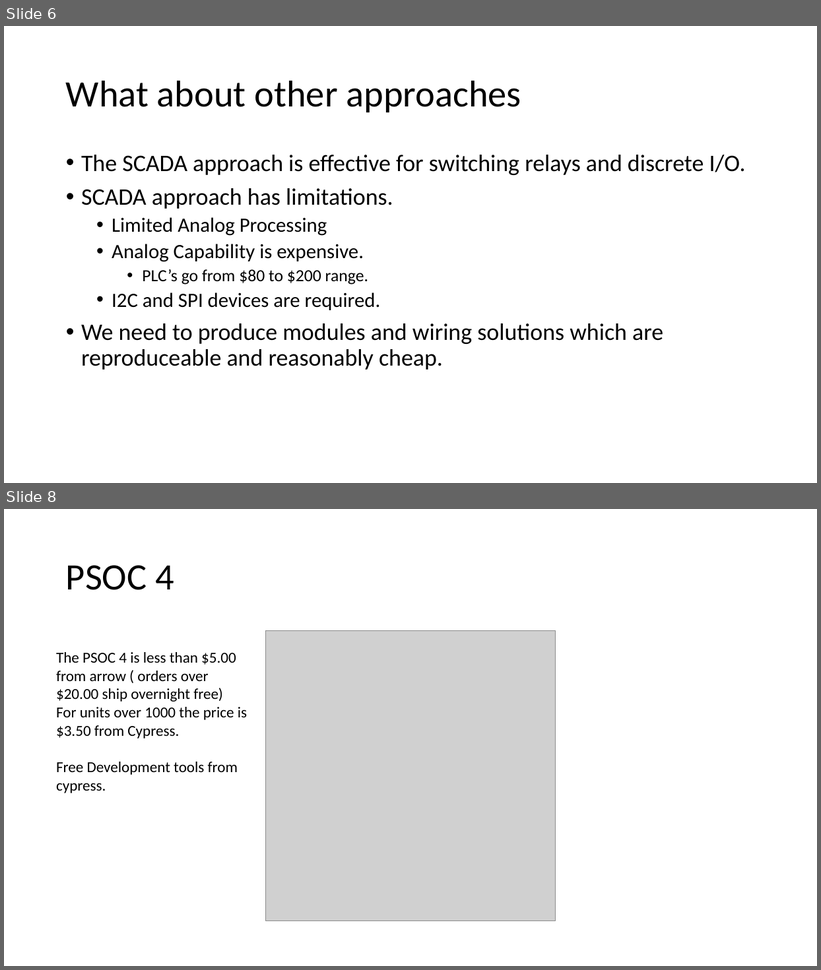
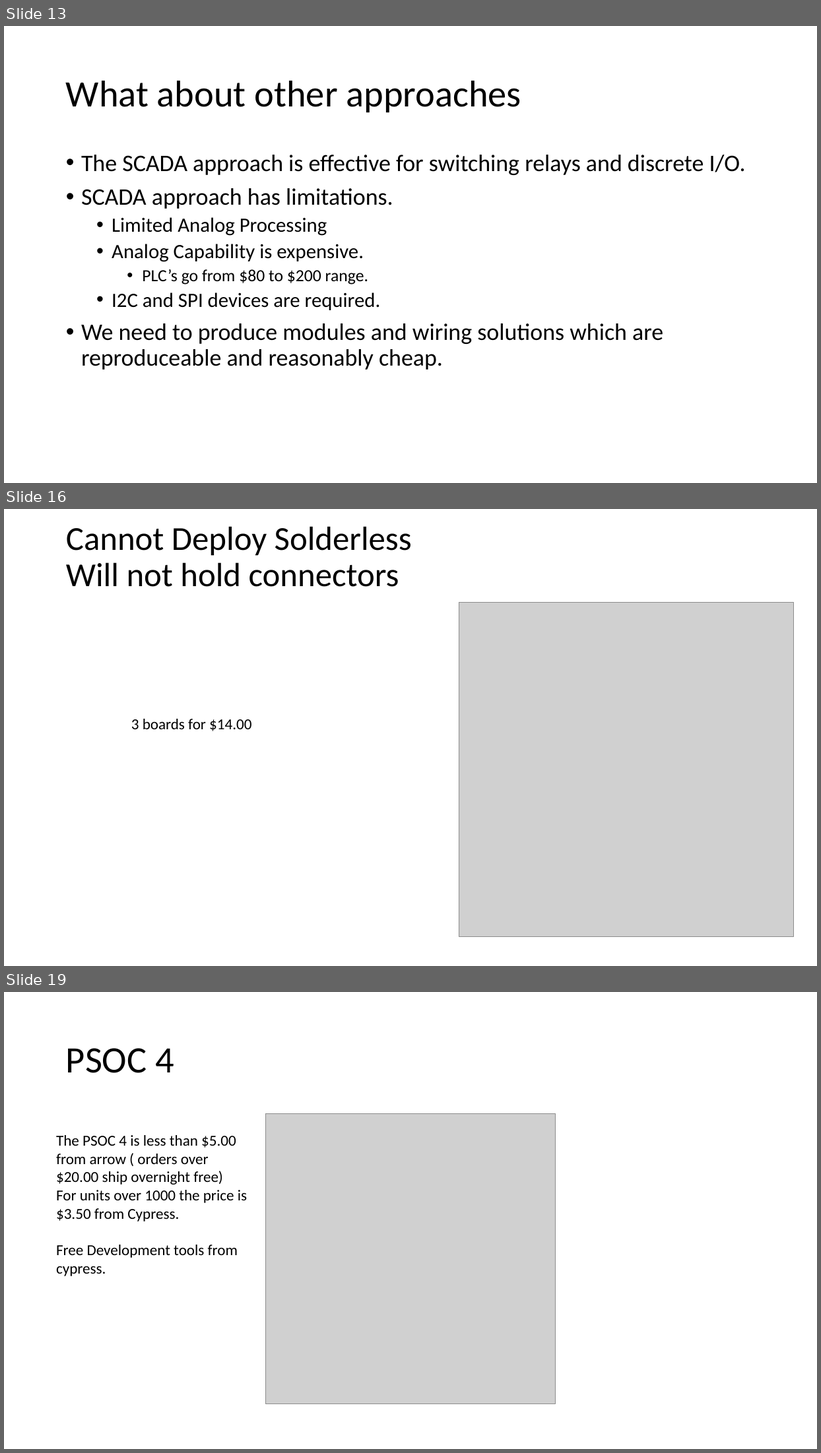
Before and after one commit to NanoDataCenter/nano_data_center, a slide deck: presentations/session_1/Embedded Track #1.pptx. Shown one above the other, each under a label of ours: slides 6 and 8 before the commit, slides 13, 16 and 19 after it; the slides between them are not shown. The pictures are 821x970 and 821x1453 pixels, drawn with LibreOffice and Linux fonts; fonts in the diff are those of the drawing; grey boxes stand for pictures. Boxes give left, top, right and bottom in pixels: in the first picture for what was removed or moved away, otherwise in the second. Text is boxed around its words. In the diff, an @@ line names an element or a change of style, - is before the commit and + after.

```diff
--- a/presentations/session_1/Embedded Track #1.pptx
+++ b/presentations/session_1/Embedded Track #1.pptx
@@ slide 16 added at [4, 509, 817, 966], background #FFFFFF @@
@@ title added at [66, 526, 412, 587], 39.6 pt, text #000000 @@
+Cannot Deploy Solderless
+Will not hold connectors
@@ picture added at [459, 602, 794, 937] @@
@@ text added at [131, 719, 252, 731], 18 pt, text #000000 @@
+3 boards for $14.00
@@ what was slide 6 is now slide 13 @@
@@ what was slide 8 is now slide 19 @@
```
Also in this commit, not shown: 4 slides changed, 12 other slides added, 1 slide removed.
